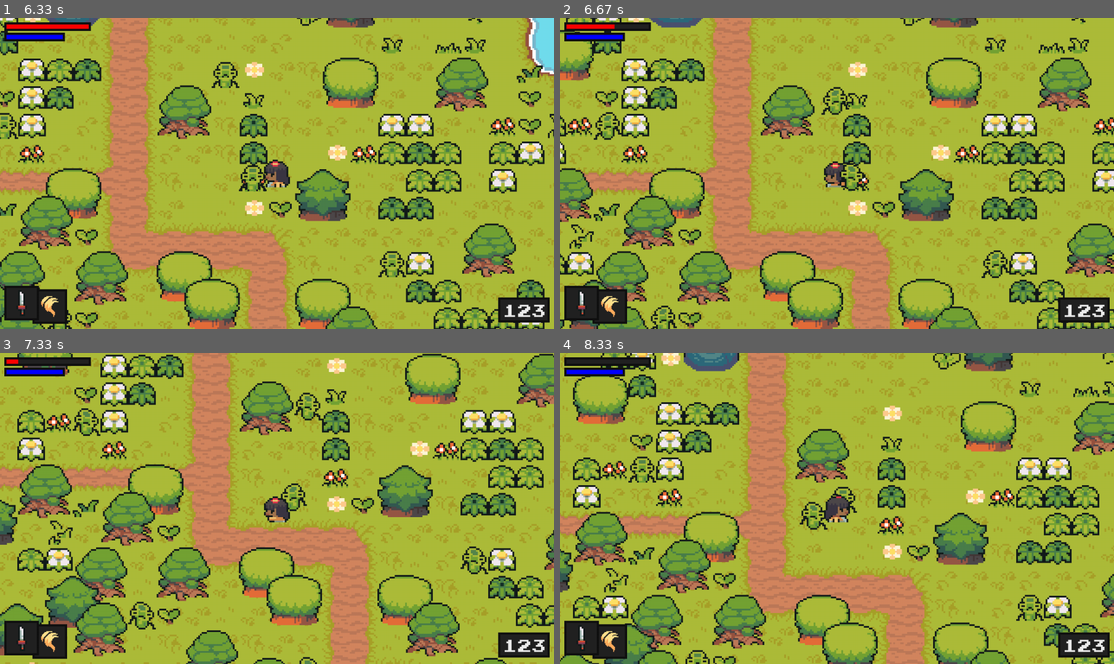
Above: before the commit, frames 1-4 (two rows, left to right).
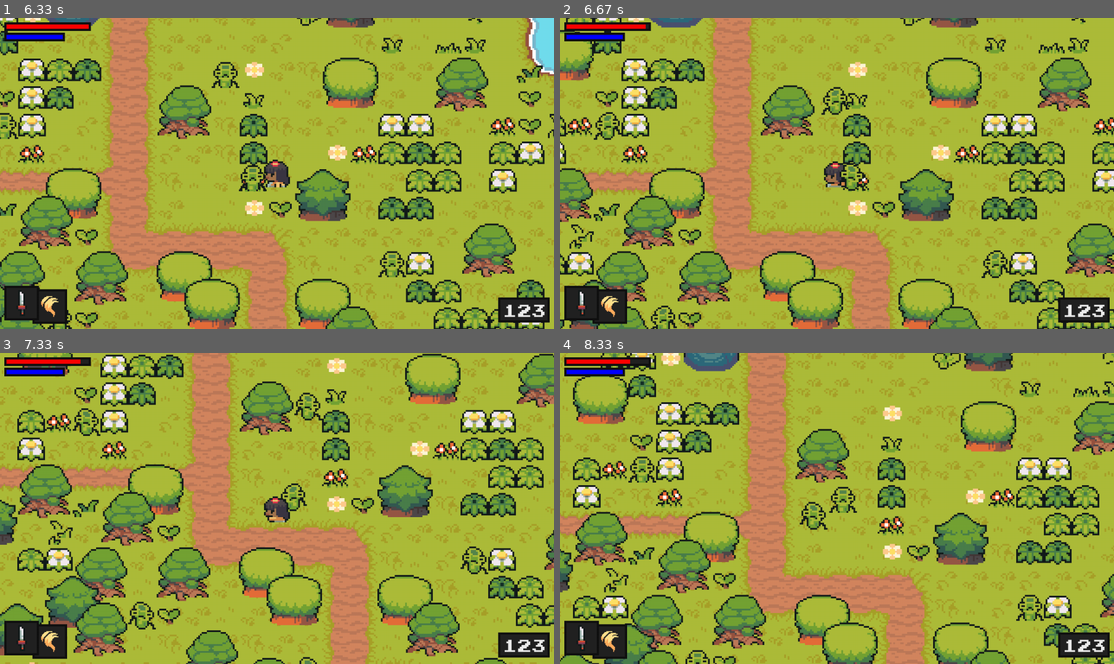
Above: after the commit, the same moments.

Repository: PaoloGuglie/Clear_Code_Tutorials
Game: pygame game, started from Zelda-like in Python/code/main.py
Two runs of this game, one before a commit and one after it. Both use one fixed random seed, a clock stepped at 60 frames per second and the inputs below.
Inputs:
- Up to frame 1 (6.33 s): hold Right 0.33-0.8 s; hold Up 0.83-1.13 s; hold Right 1.17-1.63 s; hold Left 1.67-2.2 s; hold Down 2.23-2.53 s; hold Left 2.57-2.97 s; hold Up 3-3.37 s; hold Right 3.4-4.03 s; hold Down 4.07-4.43 s; hold Left 4.47-4.93 s; hold Right 4.97-5.43 s; hold Up 5.47-5.77 s; hold Right 5.8-6.27 s; hold Left from 6.3 s (still down)
- Up to frame 2 (6.67 s): keep holding Left
- Up to frame 3 (7.33 s): release Left at 6.83 s; hold Down 6.87-7.17 s; hold Left from 7.2 s (still down)
- Up to frame 4 (8.33 s): release Left at 7.6 s; hold Up 7.63-8 s; hold Right from 8.03 s (still down)

Frame 1 is identical in both runs. In frame 2, less than 0.1% of the frame differs, in the area x 9-16%, y 1-4%; in frame 3, 0.2%; in frame 4, 0.5%, in the area x 1-53%, y 1-55%.

Commit message:
Added player flickering and health diminishing when damaged.

Diff:
--- a/Zelda-like in Python/code/enemy.py
+++ b/Zelda-like in Python/code/enemy.py
@@ -126,11 +126,11 @@
 
         # Flickering
         if not self.vulnerable:
-            # flickering
+            # flicker
             alpha = self.wave_value()
             self.image.set_alpha(alpha)
         else:
-            # Full visibility
+            # full visibility
             self.image.set_alpha(255)
 
     def cooldowns(self):
--- a/Zelda-like in Python/code/player.py
+++ b/Zelda-like in Python/code/player.py
@@ -192,7 +192,7 @@
 
         # Player hit timer
         if not self.vulnerable:
-            if current_time - self.hurt_time <= self.invulnerability_duration:
+            if current_time - self.hurt_time >= self.invulnerability_duration:
                 self.vulnerable = True
 
     def animate(self):
@@ -207,7 +207,13 @@
         self.rect = self.image.get_rect(center=self.hitbox.center)
 
         # Flickering
-
+        if not self.vulnerable:
+            # flicker
+            alpha = self.wave_value()
+            self.image.set_alpha(alpha)
+        else:
+            # full visibility
+            self.image.set_alpha(255)
 
     def get_full_weapon_damage(self):
         base_damage = self.stats['attack']
